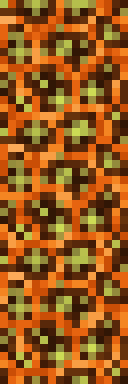
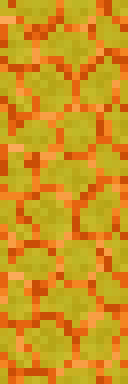
Before/after of a 128x384 layered artwork. What changed in the layer stack:
"Layer": opacity 100% → 24% over (0, 0, 128, 384)
hid "Layer #1" over (0, 0, 128, 384)
added layer "warning" (grain merge, 62%) above "sulfur_magma.png" over (0, 0, 128, 384)
